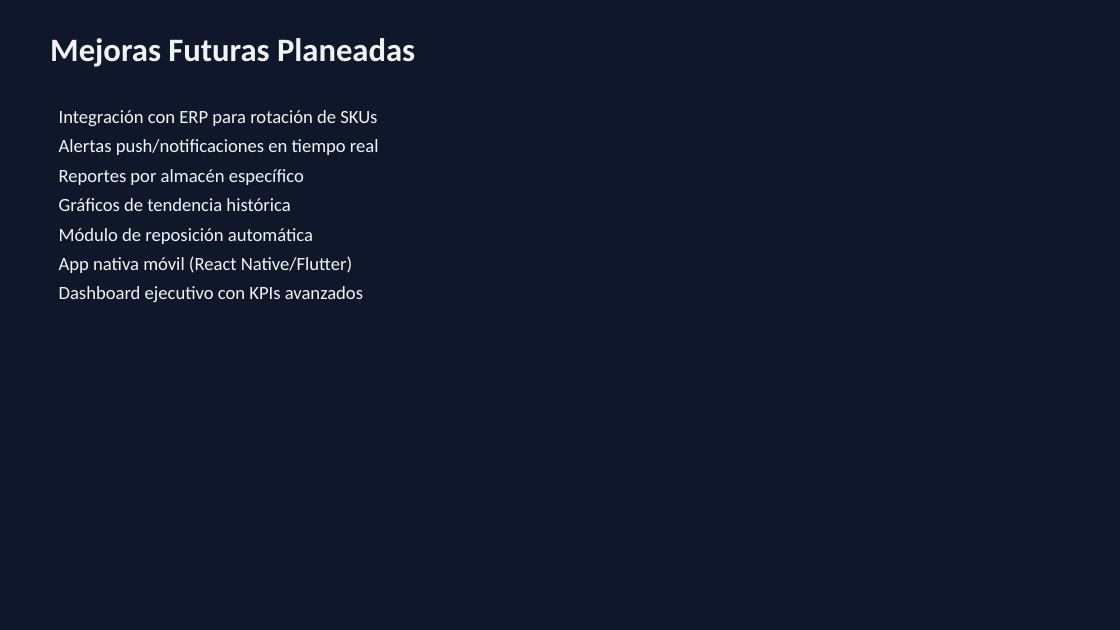
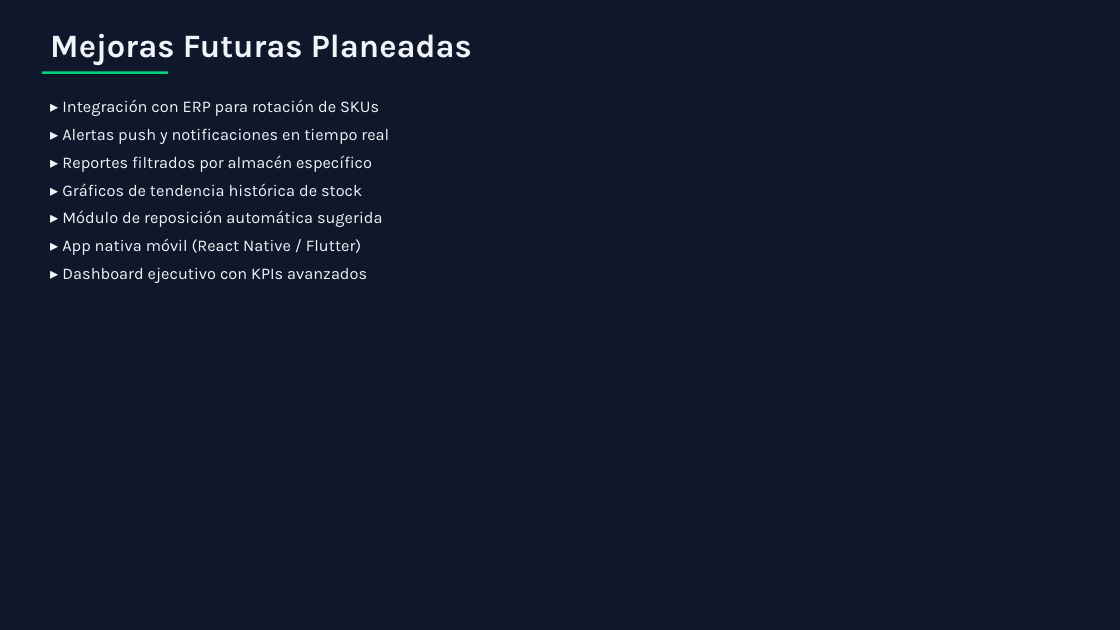
Before and after one commit to carloscus/g360-stock-reporter, a slide deck: slide 25 of StockPulse_Manual_Tecnico.pptx. Drawn at 1120x630 pixels with LibreOffice and Linux fonts; fonts in the diff are those of the drawing. Boxes give left, top, right and bottom in pixels: in the first picture for what was removed or moved away, otherwise in the second. Text is boxed around its words. In the diff, an @@ line names an element or a change of style, - is before the commit and + after.

Commit message:
docs: improved PPTX design with better typography and spacing

```diff
--- a/StockPulse_Manual_Tecnico.pptx
+++ b/StockPulse_Manual_Tecnico.pptx
@@ text "Mejoras Futuras Planeadas" at bbox=[50, 33, 472, 65]: font Calibri to Karla @@
@@ rectangle added at bbox=[42, 71, 168, 74], fill #00D084 @@
@@ text at bbox=[62, 99, 389, 283]: text changed; size 16 to 14 pt; font Calibri to Karla @@
-Integración con ERP para rotación de SKUs
-Alertas push/notificaciones en tiempo real
-Reportes por almacén específico
-Gráficos de tendencia histórica
-Módulo de reposición automática
-App nativa móvil (React Native/Flutter)
-Dashboard ejecutivo con KPIs avanzados
+▸ Integración con ERP para rotación de SKUs
+▸ Alertas push y notificaciones en tiempo real
+▸ Reportes filtrados por almacén específico
+▸ Gráficos de tendencia histórica de stock
+▸ Módulo de reposición automática sugerida
+▸ App nativa móvil (React Native / Flutter)
+▸ Dashboard ejecutivo con KPIs avanzados
```
Also in this commit, not shown: 25 other slides changed, 1 other file.
